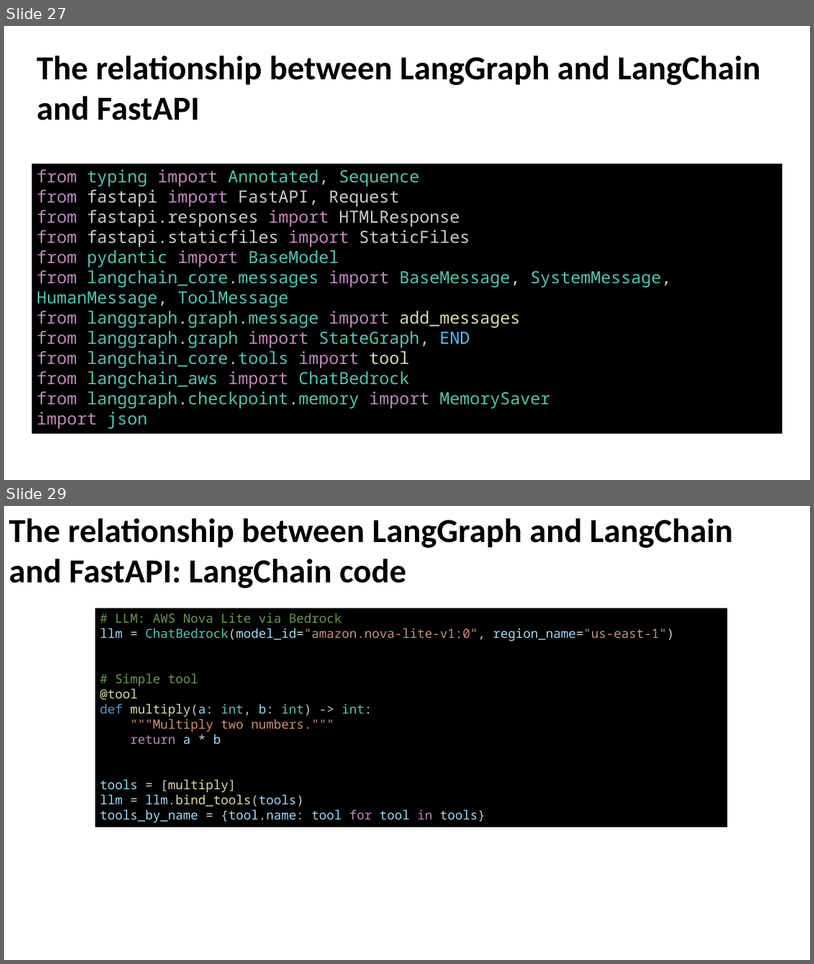
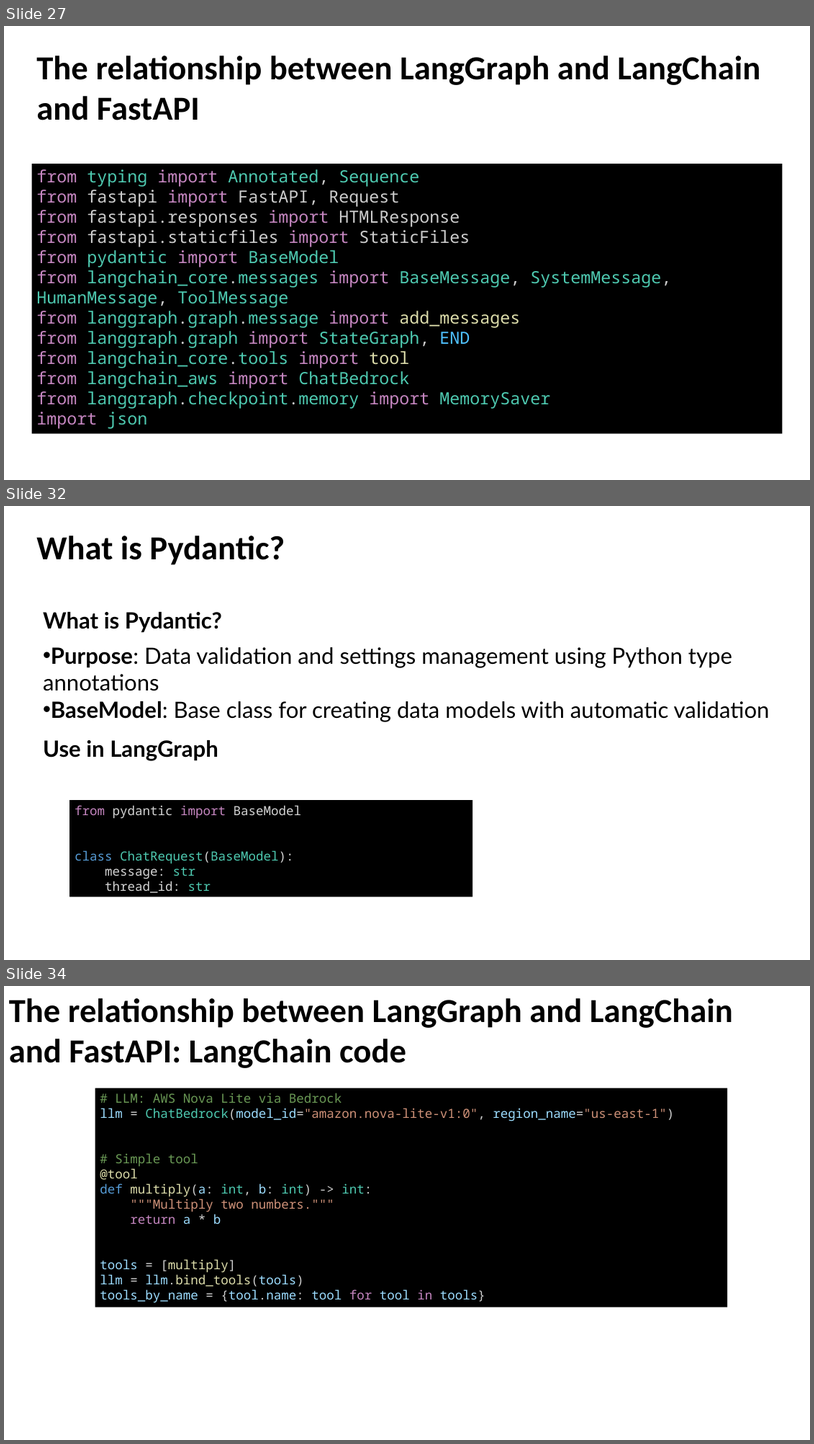
Before and after one commit to enoch-sit/proj01_chatbot_edu, a slide deck: week08/AI Agent Design III LangSmith-and-Evaluation-Frameworks.pptx. Shown one above the other, each under a label of ours: slides 27 and 29 before the commit, slides 27, 32 and 34 after it; the slides between them are not shown. The pictures are 814x964 and 814x1444 pixels, drawn with LibreOffice and Linux fonts; fonts in the diff are those of the drawing. Boxes give left, top, right and bottom in pixels: in the first picture for what was removed or moved away, otherwise in the second. Text is boxed around its words. In the diff, an @@ line names an element or a change of style, - is before the commit and + after.

```diff
--- a/week08/AI Agent Design III LangSmith-and-Evaluation-Frameworks.pptx
+++ b/week08/AI Agent Design III LangSmith-and-Evaluation-Frameworks.pptx
@@ slide 32 added at <box>4,506,810,960</box>, background #000000; not listed: 1 template element that a slide beside it also shows @@
@@ text added at <box>36,536,285,565</box>, 48 pt, text #000000, bold @@
+What is Pydantic?
@@ text added at <box>43,612,770,761</box>, 32 pt, text #000000 @@
+What is Pydantic?
+• Purpose: Data validation and settings management using Python type annotations
+• BaseModel: Base class for creating data models with automatic validation
+Use in LangGraph
@@ rectangle added at <box>70,800,473,896</box>, fill #000000, 18 pt, text #D4D4D4 @@
+from pydantic import BaseModel
+class ChatRequest(BaseModel):
+message: str
+thread_id: str
@@ what was slide 29 is now slide 34 @@
```
Also in this commit, not shown: 3 slides changed, 9 other slides added, 1 slide removed, 3 other files.
